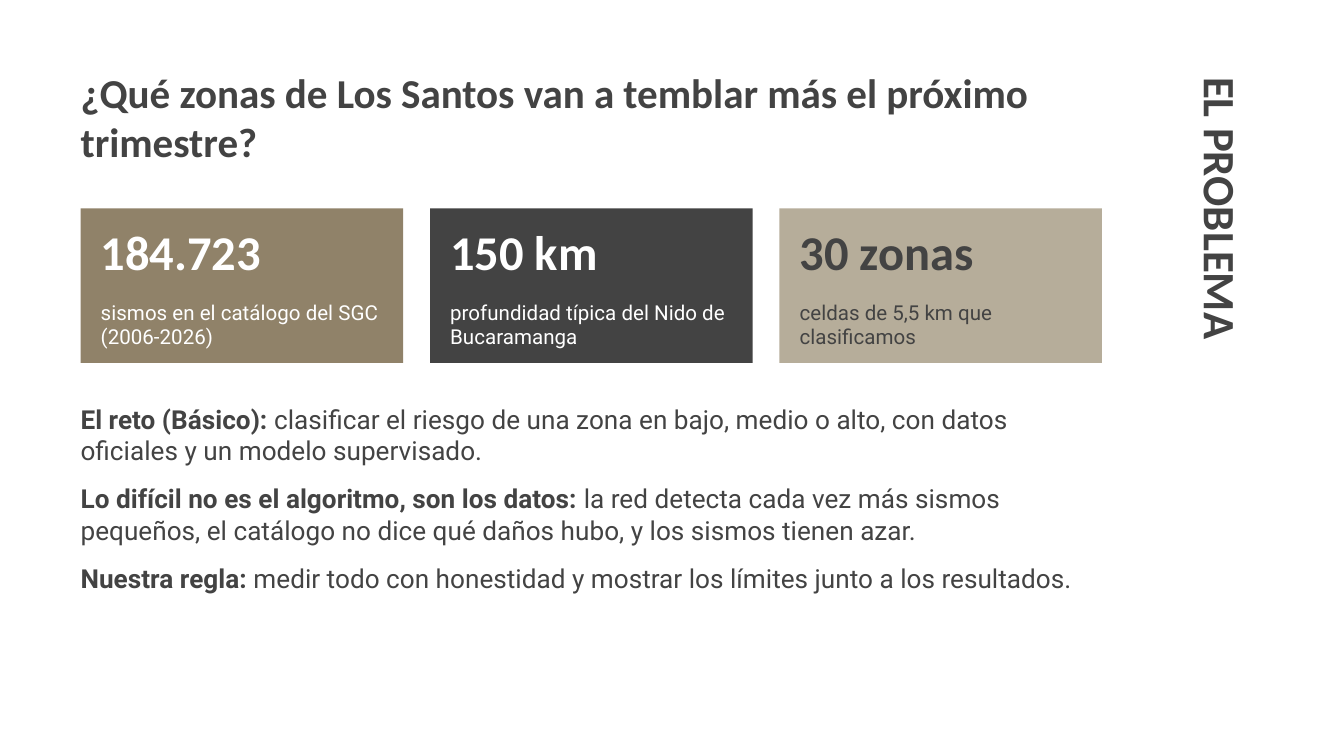
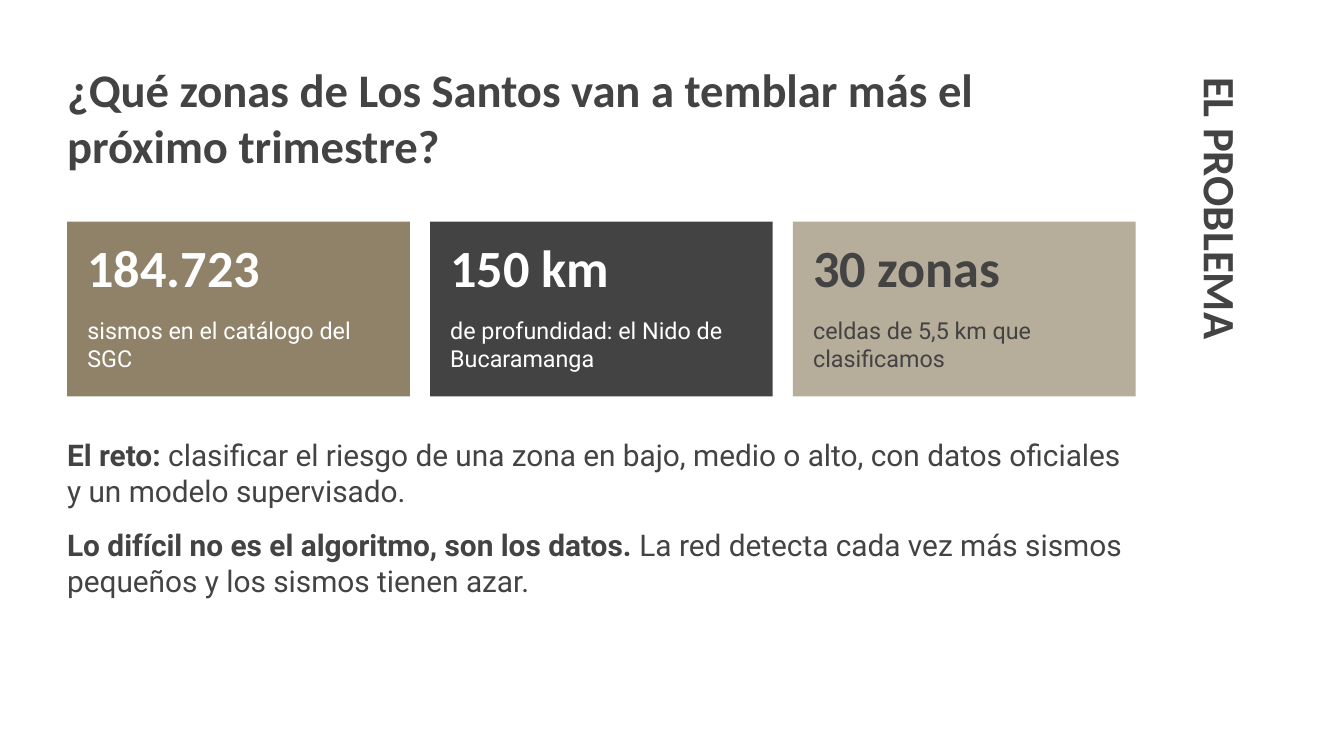
Before and after one commit to Project-UNAB/Centinelas-de-Santander, a slide deck: slide 2 of docs/Centinelas_de_Santander_Sustentacion.pptx. Drawn at 1344x756 pixels with LibreOffice and Linux fonts; fonts in the diff are those of the drawing. Boxes give left, top, right and bottom in pixels: in the first picture for what was removed or moved away, otherwise in the second. Text is boxed around its words. In the diff, an @@ line names an element or a change of style, - is before the commit and + after.

Commit message:
Letra más grande en la aplicación, tablero de «Los modelos» y presentación
- frontend: la letra de toda la aplicación sube un punto y el panel lateral se ensancha
- frontend: la sección «Los modelos» es ahora un tablero que cabe en una pantalla, sin
  desplazarse: cifras arriba y tres cuadros (comparación, variables, aciertos y fallos)
- docs: presentación con letra más grande y menos texto por diapositiva

```diff
--- a/docs/Centinelas_de_Santander_Sustentacion.pptx
+++ b/docs/Centinelas_de_Santander_Sustentacion.pptx
@@ text "¿Qué zonas de Los Santos ...": place and size @@
-text "¿Qué zonas de Los Santos ..." at bbox=[81, 79, 1028, 158]
+text "¿Qué zonas de Los Santos ..." at bbox=[67, 74, 973, 171]
@@ text "¿Qué zonas de Los Santos ..." at bbox=[67, 74, 973, 171]: size 22 to 25 pt @@
@@ rectangle: place and size @@
-rectangle at bbox=[81, 208, 403, 363]
+rectangle at bbox=[67, 222, 410, 396]
@@ text "184.723": place and size @@
-text "184.723" at bbox=[101, 236, 261, 271]
+text "184.723" at bbox=[87, 251, 260, 288]
@@ rectangle: place and size @@
-rectangle at bbox=[430, 208, 753, 363]
+rectangle at bbox=[430, 222, 773, 396]
@@ text "150 km": place and size @@
-text "150 km" at bbox=[450, 236, 598, 271]
+text "150 km" at bbox=[450, 250, 609, 288]
@@ rectangle: place and size @@
-rectangle at bbox=[780, 208, 1102, 363]
+rectangle at bbox=[793, 222, 1136, 396]
@@ size 26 to 28 pt in 3 elements at bbox=[87, 251, 260, 288], bbox=[450, 250, 609, 288], bbox=[813, 253, 1001, 288] @@
@@ text "30 zonas": place and size @@
-text "30 zonas" at bbox=[800, 238, 974, 270]
+text "30 zonas" at bbox=[813, 253, 1001, 288]
@@ text at bbox=[87, 321, 351, 367]: text changed; size 11 to 12.5 pt @@
-sismos en el catálogo del SGC (2006-2026)
+sismos en el catálogo del SGC
@@ text at bbox=[450, 321, 723, 372]: text changed; size 11 to 12.5 pt @@
-profundidad típica del Nido de Bucaramanga
+de profundidad: el Nido de Bucaramanga
@@ text "celdas de 5,5 km que ...": place and size @@
-text "celdas de 5,5 km que ..." at bbox=[800, 304, 992, 344]
+text "celdas de 5,5 km que ..." at bbox=[813, 321, 1031, 367]
@@ text "celdas de 5,5 km que ..." at bbox=[813, 321, 1031, 367]: size 11 to 12.5 pt @@
@@ text at bbox=[67, 443, 1121, 599]: text changed; size 14 to 16 pt @@
-El reto (Básico): clasificar el riesgo de una zona en bajo, medio o alto, con datos oficiales y un modelo supervisado.
-Lo difícil no es el algoritmo, son los datos: la red detecta cada vez más sismos pequeños, el catálogo no dice qué daños hubo, y los sismos tienen azar.
-Nuestra regla: medir todo con honestidad y mostrar los límites junto a los resultados.
+El reto: clasificar el riesgo de una zona en bajo, medio o alto, con datos oficiales y un modelo supervisado.
+Lo difícil no es el algoritmo, son los datos. La red detecta cada vez más sismos pequeños y los sismos tienen azar.
```
Also in this commit, not shown: 13 other slides changed, 2 slides added, 1 slide removed, 2 other files.
